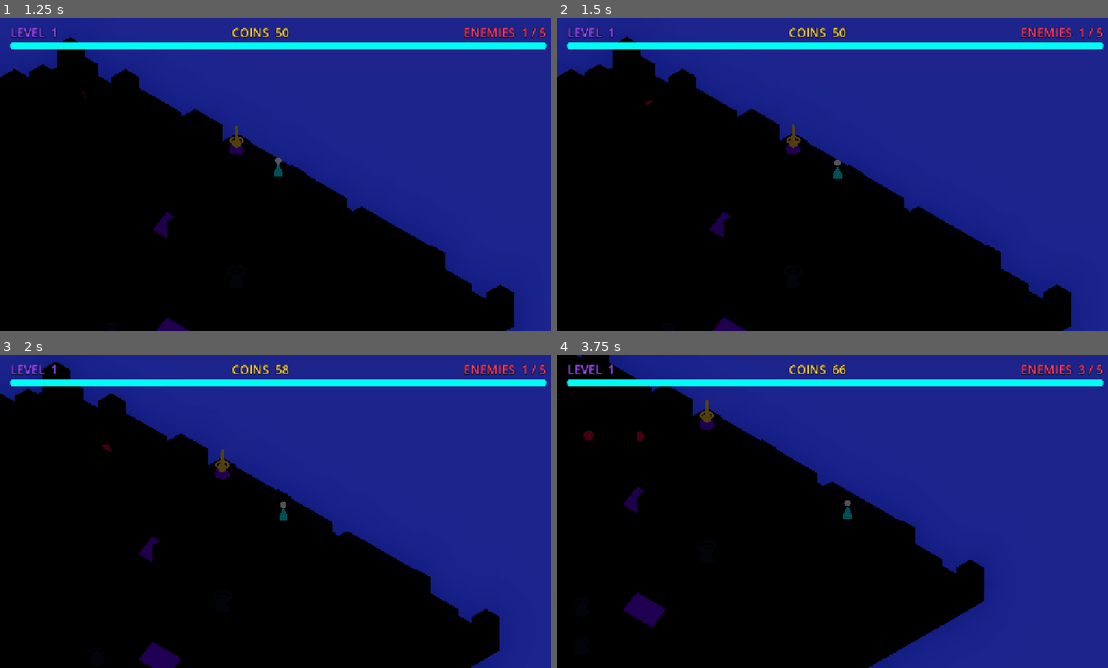
Above: before the commit, frames 1-4 (two rows, left to right).
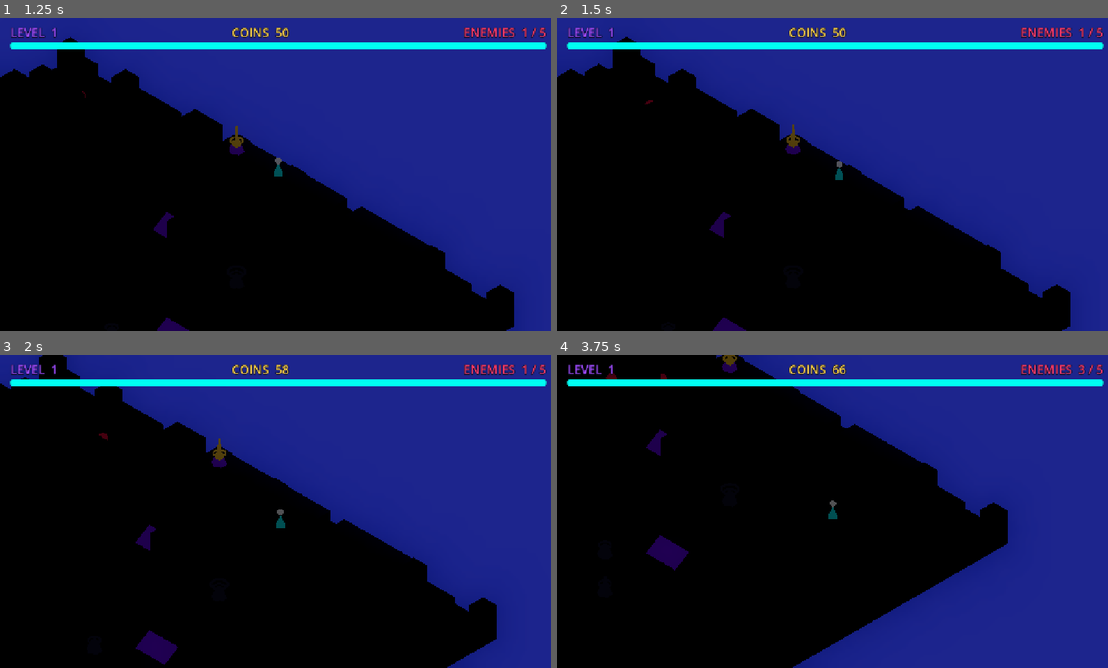
Above: after the commit, the same moments.

Repository: requaos/yarbell
Game: Godot game, scene res://scenes/game/game.tscn
The game is run twice, just before and just after one commit, with the same random seed, the same clock (stepped at 60 frames per second) and the same inputs.
Inputs (mouse positions are in pixels of both pictures, inside the frame that each line leads up to):
- Up to frame 1 (1.25 s): tap Enter at 0.5 s; move the mouse to (402, 158) at 0.52 s; click (402, 158) at 0.67 s
- Up to frame 2 (1.5 s): tap Space at 1.25 s; move the mouse to (722, 190) at 1.27 s; click (722, 190) at 1.42 s
- Up to frame 3 (2 s): no input
- Up to frame 4 (3.75 s): move the mouse to (893, 442) at 2.02 s; click (893, 442) at 2.17 s; move the mouse to (804, 574) at 2.77 s; click (804, 574) at 2.92 s; move the mouse to (1003, 558) at 3.52 s; click (1003, 558) at 3.67 s

Frame 1 is identical in both runs. In frame 2, 0.1% of the frame differs, in the area x 0-94%, y 6-100%; in frame 3, 4.1%; in frame 4, 18%, in the area x 3-82%, y 0-100%.

Commit message:
Increase player move speed and missile blast damage
Player movement speed 4.0 -> 7.0 for snappier traversal of the larger maze.
Missile tower blast damage 7 -> 16 so the area blast is more impactful.

Diff:
--- a/game/scripts/player.gd
+++ b/game/scripts/player.gd
@@ -6,7 +6,7 @@
 signal tower_upgraded(cost: int)
 signal upgrade_failed()
 
-var speed := 4.0
+var speed := 7.0
 var interact_range := 2.5
 
 var _agent: NavigationAgent3D
--- a/game/scripts/tower.gd
+++ b/game/scripts/tower.gd
@@ -181,7 +181,7 @@
 		Type.MISSILE:
 			tint = Color(1.0, 0.55, 0.15)
 			coin_rate = 5
-			attack_damage = 7
+			attack_damage = 16
 			attack_range = 6.0
 			attack_interval = 2.0
 			upgrade_cost = 55
